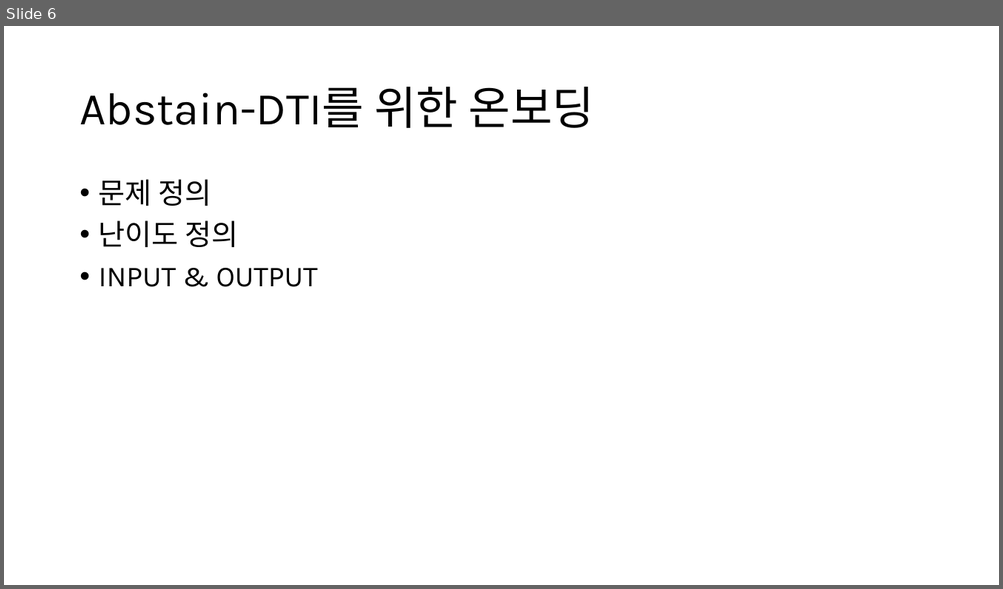
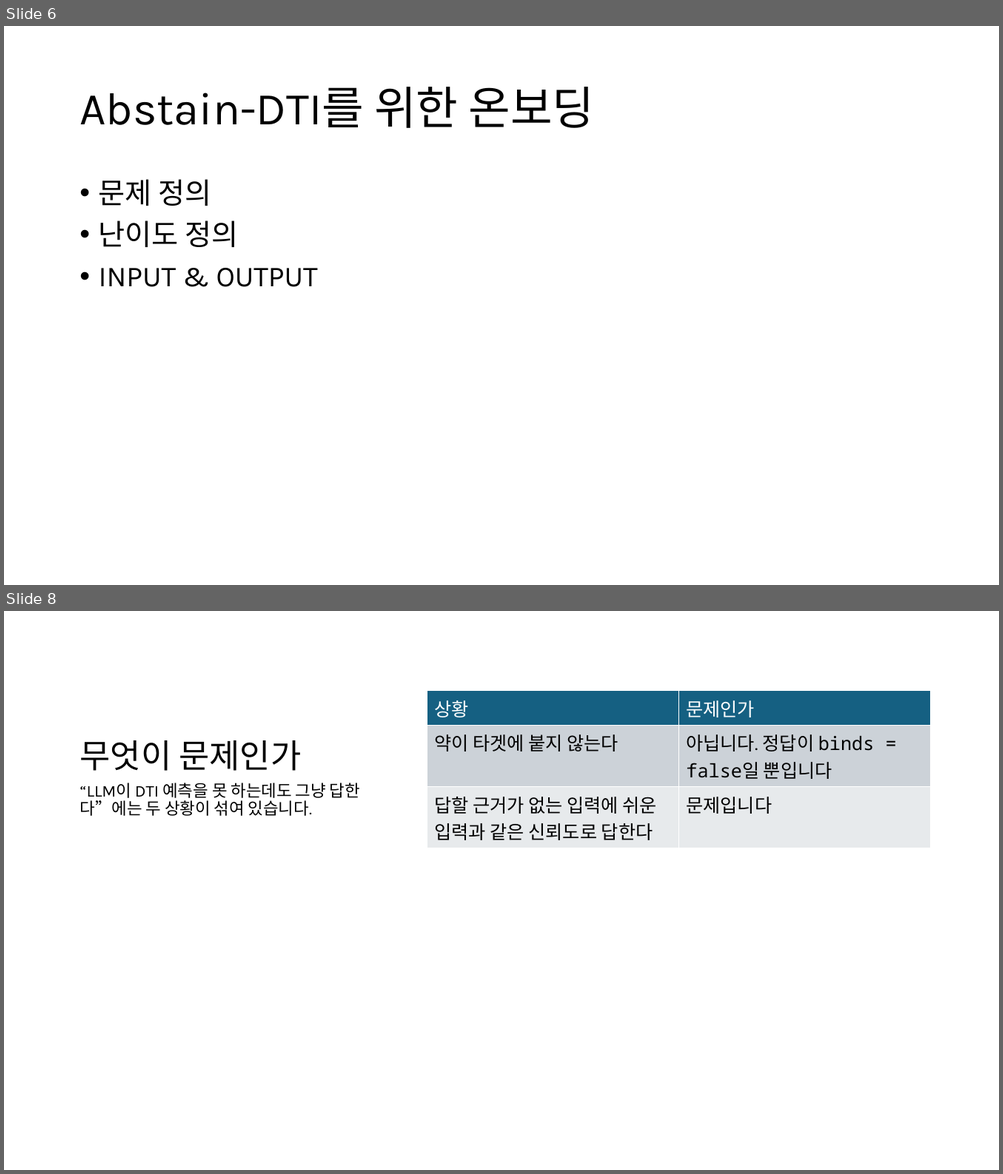
Before and after one commit to Pseudo-Lab/abstain-dti, a slide deck: docs/weekly/w01/w01.pptx. Shown one above the other, each under a label of ours: slide 6 before the commit, slides 6 and 8 after it; the slides between them are not shown. The pictures are 1003x589 and 1003x1174 pixels, drawn with LibreOffice and Linux fonts; fonts in the diff are those of the drawing. Boxes give left, top, right and bottom in pixels: in the first picture for what was removed or moved away, otherwise in the second. Text is boxed around its words. In the diff, an @@ line names an element or a change of style, - is before the commit and + after.

```diff
--- a/docs/weekly/w01/w01.pptx
+++ b/docs/weekly/w01/w01.pptx
@@ slide 8 added at (x1=4, y1=611, x2=999, y2=1170), background #FFFFFF @@
@@ table added at (x1=427, y1=691, x2=931, y2=1088), 3 rows, 2 columns @@
+상황 | 문제인가
+약이 타겟에 붙지 않는다 | 아닙니다. 정답이 binds = false일 뿐입니다
+답할 근거가 없는 입력에 쉬운 입력과 같은 신뢰도로 답한다 | 문제입니다
@@ title added at (x1=80, y1=741, x2=301, y2=771), 32 pt, text #000000 @@
+무엇이 문제인가
@@ text added at (x1=80, y1=783, x2=360, y2=816), 16 pt, text #000000 @@
+“LLM이 DTI 예측을 못 하는데도 그냥 답한다”에는 두 상황이 섞여 있습니다.
```
Also in this commit, not shown: 16 other slides added, 6 other files.
